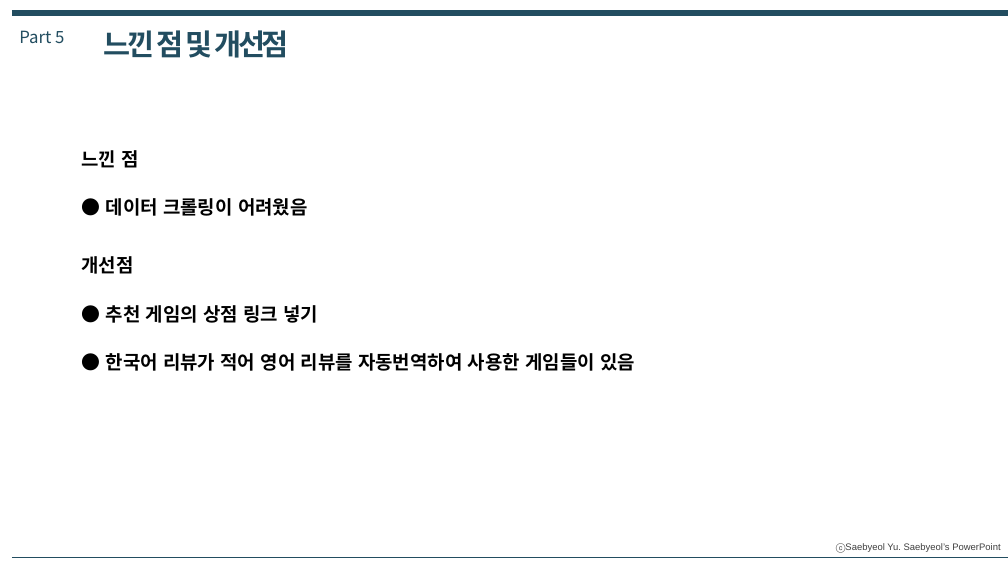
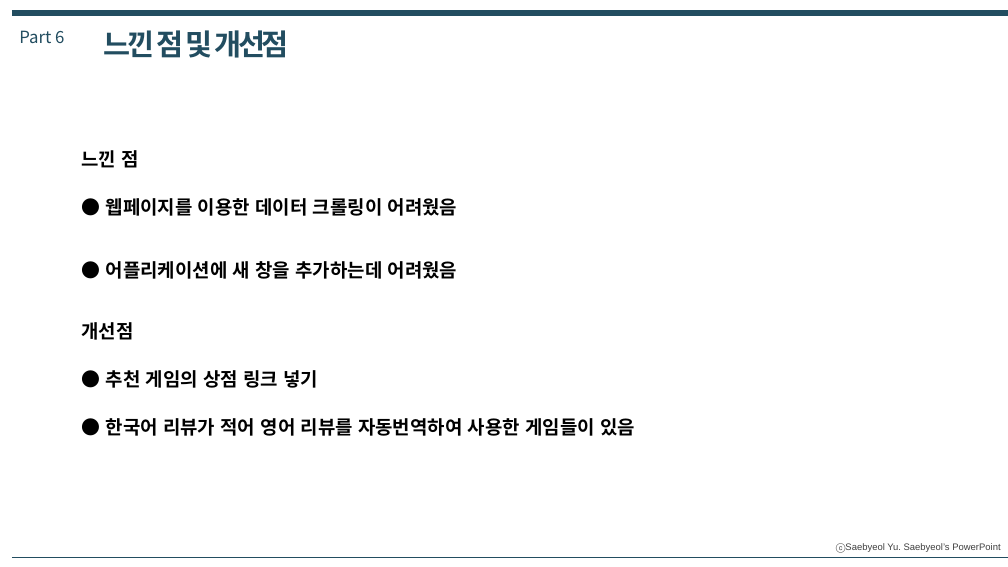
Before and after one commit to shinht97/steamsavemoney, a slide deck: slide 19 of 지갑지킴이_발표자료.pptx (slide 18 before the commit). Drawn at 1008x567 pixels with LibreOffice and Linux fonts; fonts in the diff are those of the drawing. Boxes give left, top, right and bottom in pixels: in the first picture for what was removed or moved away, otherwise in the second. Text is boxed around its words. In the diff, an @@ line names an element or a change of style, - is before the commit and + after.

Commit message:
앱 개선

```diff
--- a/지갑지킴이_발표자료.pptx
+++ b/지갑지킴이_발표자료.pptx
@@ text at [19,30,64,43]: text changed @@
-Part 5
+Part 6
@@ text at [106,198,458,216]: text changed @@
-● 데이터 크롤링이 어려웠음
+● 웹페이지를 이용한 데이터 크롤링이 어려웠음
@@ text added at [106,261,458,279], 18 pt, text #000000, bold @@
+● 어플리케이션에 새 창을 추가하는데 어려웠음
@@ 3 texts: place and size @@
-3 texts at [82,256,635,371]
+3 texts at [82,322,635,436]
```
Also in this commit, not shown: 15 other slides changed, 3 slides added, 1 slide removed, 5 other files.
